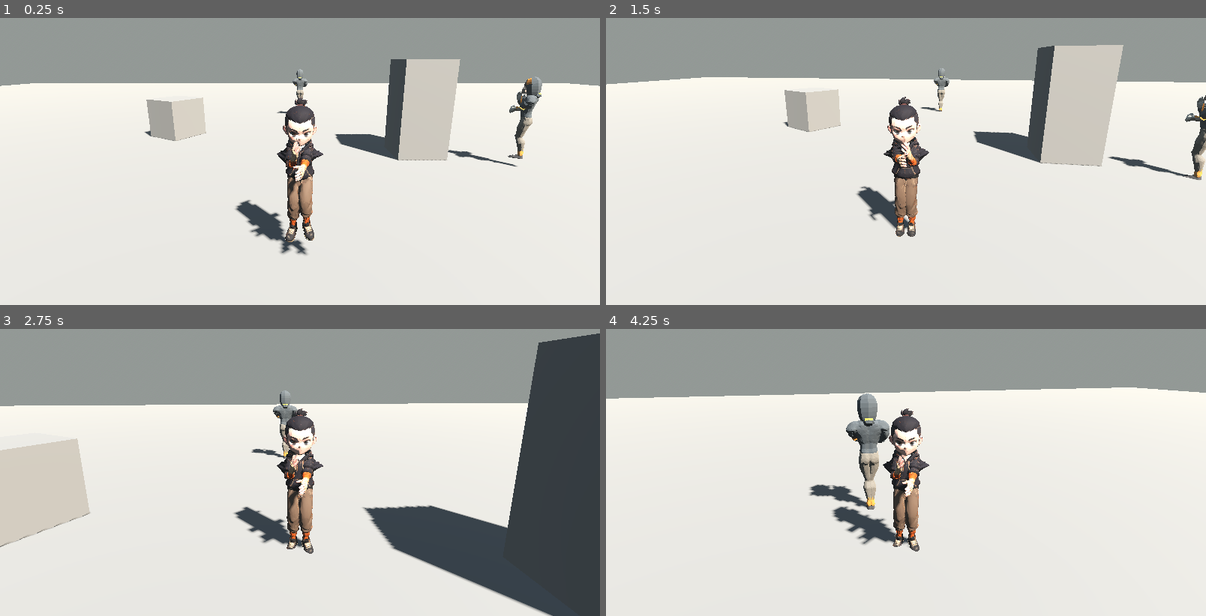
Above: before the commit, frames 1-4 (two rows, left to right).
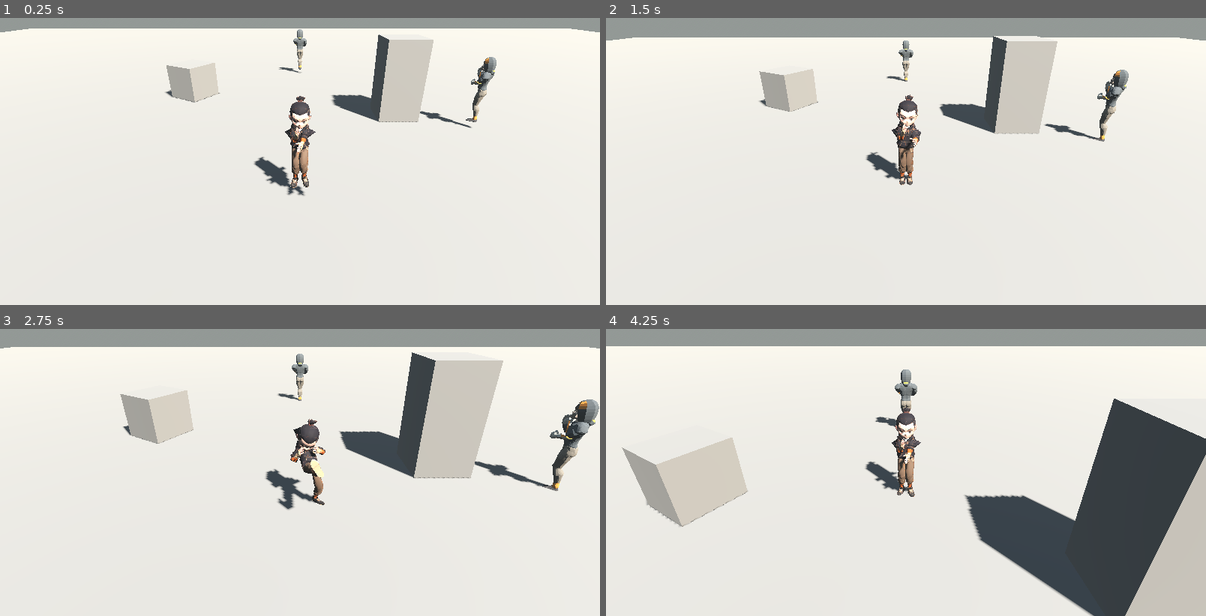
Above: after the commit, the same moments.

Repository: arjinakgul/game99
Game: Godot game, scene res://world.tscn
Same seed, same stepped clock (60 frames per second), same inputs: the game is played once before the commit and once after it.
Inputs (mouse positions are in pixels of both pictures, inside the frame that each line leads up to):
- Up to frame 1 (0.25 s): no input
- Up to frame 2 (1.5 s): move the mouse to (936, 135) at 0.52 s; hold W (move_forward) from 0.53 s (still down); click (936, 135) at 0.6 s; tap Space (jump) at 0.77, 1.07 s; tap L (block) at 0.8, 1.35 s; move the mouse to (876, 138) at 1.27 s
- Up to frame 3 (2.75 s): keep holding W (move_forward); tap Space (jump) at 1.52, 1.82 s; right-click (270, 449) at 1.55 s; move the mouse to (312, 440) at 2.02 s; hold Shift (run) from 2.03 s (still down); right-click (312, 440) at 2.1 s
- Up to frame 4 (4.25 s): keep holding W (move_forward); move the mouse to (900, 452) at 2.77 s; release Shift (run) at 2.78 s; tap Shift (run) at 2.85 s; tap Space (jump) at 3.02, 3.05, 3.32, 3.6, 3.77, 4.07 s; move the mouse to (948, 452) at 3.52 s; click (948, 452) at 3.8 s

The runs differ from the first frame. In frame 1, 28% of the frame differs, in the area x 0-100%, y 3-83%; in frame 2, 26%; in frame 3, 48%, in the area x 0-100%, y 1-100%; in frame 4, 43%.

Commit message:
Fix Meshy rig (reversed spine names, absurd glTF bone tails, group-name sync); fixed camera, camera-relative input, faster actions
- rig_meshy.py --meshy-rig: Meshy spine order Hips->Spine02->Spine01->Spine->neck mapped correctly;
  vertex groups merged before bone removal, renaming left to Blender's bone/group sync;
  bone tails rebuilt along the main chain (Hips->Spine etc.) so rest axes are sane
- retarget_bvh.py: MESHY_MAP for Meshy auto-rig sources (walk/run GLBs)
- Godot: fixed follow camera (default, camera_mode export), movement relative to the real camera
  basis (fixes inverted W/S and A/D), action clips time-scaled and cut at lock end (J/K snappier)
- smoke test asserts the camera is behind the player and W moves away from it (PASS)

Co-Authored-By: Claude Fable 5.1 <noreply@anthropic.com>
Claude-Session: https://claude.ai/code/session_01EtkepLyFN2UXyRTZHNbvE7

Diff:
--- a/game-godot/hero.gd
+++ b/game-godot/hero.gd
@@ -58,12 +58,15 @@
 	var act := AnimationNodeAnimation.new()
 	act.animation = idle_clip
 	root.add_node("act", act, Vector2(0, 200))
+	var speed := AnimationNodeTimeScale.new()
+	root.add_node("speed", speed, Vector2(120, 200))
+	root.connect_node("speed", 0, "act")
 	var shot := AnimationNodeOneShot.new()
-	shot.fadein_time = 0.08
-	shot.fadeout_time = 0.15
+	shot.fadein_time = 0.06
+	shot.fadeout_time = 0.12
 	root.add_node("shot", shot, Vector2(250, 0))
 	root.connect_node("shot", 0, "loco")
-	root.connect_node("shot", 1, "act")
+	root.connect_node("shot", 1, "speed")
 	var air := AnimationNodeAnimation.new()
 	air.animation = air_clip if ap.has_animation(air_clip) else idle_clip
 	root.add_node("air", air, Vector2(250, 200))
@@ -90,10 +93,11 @@
 	for t in _trees:
 		t.set("parameters/loco/blend_position", clamp(pos, 0.0, 2.0))
 
-func fire_action(clip: String) -> void:
+func fire_action(clip: String, time_scale := 1.0) -> void:
 	for i in _trees.size():
 		var act: AnimationNodeAnimation = _roots[i].get_node("act")
 		act.animation = clip
+		_trees[i].set("parameters/speed/scale", time_scale)
 		_trees[i].set("parameters/shot/request", AnimationNodeOneShot.ONE_SHOT_REQUEST_FIRE)
 
 func abort_action() -> void:
--- a/game-godot/player.gd
+++ b/game-godot/player.gd
@@ -10,10 +10,13 @@
 @export var mouse_sensitivity := 0.0025
 @export var hit_range := 1.7
 @export var hit_angle_deg := 70.0
+@export_enum("fixed", "orbit") var camera_mode := "fixed"
+@export var fixed_camera_offset := Vector3(0.0, 3.2, 4.8)   # behind (+Z) and above the player
 
 @onready var hero: Node3D = $Hero
 @onready var pivot: Node3D = $CameraPivot
 @onready var arm: SpringArm3D = $CameraPivot/SpringArm3D
+@onready var cam: Camera3D = $CameraPivot/SpringArm3D/Camera3D
 
 var _gravity: float = ProjectSettings.get_setting("physics/3d/default_gravity")
 var _state := "idle"     # idle | walk | run | jump | air | land | attack | kick | block
@@ -23,23 +26,46 @@
 var _pitch := -0.25
 var _airborne := false
 
-# state -> [clip, lock seconds, hit time (-1 = none), damage]
+# state -> [clip, lock seconds, hit time (-1 = none), damage, animation speed]
 const ACTIONS := {
-	"attack": ["ChainPunch", 0.75, 0.22, 1],
-	"kick":   ["MT_Teep", 1.0, 0.45, 2],
-	"block":  ["BongSau", 0.6, -1.0, 0],
-	"jump":   ["Jump", 0.3, -1.0, 0],
-	"land":   ["Land", 0.25, -1.0, 0],
+	"attack": ["ChainPunch", 0.45, 0.15, 1, 1.6],
+	"kick":   ["MT_Teep", 0.65, 0.32, 2, 1.8],
+	"block":  ["BongSau", 0.45, -1.0, 0, 1.4],
+	"jump":   ["Jump", 0.3, -1.0, 0, 1.2],
+	"land":   ["Land", 0.2, -1.0, 0, 1.4],
 }
 
 func _ready() -> void:
-	pivot.rotation.y = _yaw
-	arm.rotation.x = _pitch
-	if DisplayServer.get_name() != "headless":
-		Input.mouse_mode = Input.MOUSE_MODE_CAPTURED
+	if camera_mode == "fixed":
+		# rigid follow camera: no spring arm, fixed offset, always looking at the hero
+		arm.spring_length = 0.0
+		cam.position = Vector3.ZERO
+		pivot.top_level = true
+		_update_fixed_camera(true)
+	else:
+		pivot.rotation.y = _yaw
+		arm.rotation.x = _pitch
+		if DisplayServer.get_name() != "headless":
+			Input.mouse_mode = Input.MOUSE_MODE_CAPTURED
+
+func _update_fixed_camera(snap := false) -> void:
+	var target := global_position + fixed_camera_offset
+	pivot.global_position = target if snap else pivot.global_position.lerp(target, 0.15)
+	pivot.global_transform = pivot.global_transform.looking_at(global_position + Vector3(0, 1.0, 0), Vector3.UP)
+	arm.transform = Transform3D.IDENTITY
+
+func camera_forward() -> Vector3:
+	var f := -cam.global_transform.basis.z
+	f.y = 0.0
+	return f.normalized() if f.length() > 0.001 else Vector3.FORWARD
+
+func camera_right() -> Vector3:
+	var r := cam.global_transform.basis.x
+	r.y = 0.0
+	return r.normalized() if r.length() > 0.001 else Vector3.RIGHT
 
 func _unhandled_input(event: InputEvent) -> void:
-	if event is InputEventMouseMotion and Input.mouse_mode == Input.MOUSE_MODE_CAPTURED:
+	if camera_mode == "orbit" and event is InputEventMouseMotion and Input.mouse_mode == Input.MOUSE_MODE_CAPTURED:
 		_yaw -= event.relative.x * mouse_sensitivity
 		_pitch = clamp(_pitch - event.relative.y * mouse_sensitivity, -1.2, 0.4)
 		pivot.rotation.y = _yaw
@@ -54,7 +80,8 @@
 	if not was_on_floor:
 		velocity.y -= _gravity * delta
 	var input := Input.get_vector("move_left", "move_right", "move_forward", "move_back")
-	var dir := (Basis(Vector3.UP, _yaw) * Vector3(input.x, 0, input.y)).normalized()
+	# camera-relative: W = away from the camera, D = camera's right
+	var dir := (camera_forward() * -input.y + camera_right() * input.x).normalized()
 	var running := Input.is_action_pressed("run")
 	var speed := run_speed if running else walk_speed
 
@@ -65,10 +92,14 @@
 		if _hit_at >= 0.0 and elapsed >= _hit_at:
 			_hit_at = -1.0
 			_do_hit(a[3])
+		if _timer <= 0.0 and _state in ["attack", "kick", "block"]:
+			hero.abort_action()               # cut the long mocap clips at the lock end
 		if _state != "jump":                 # ground actions stop you; jump keeps momentum
 			velocity.x = move_toward(velocity.x, 0.0, 12.0 * delta)
 			velocity.z = move_toward(velocity.z, 0.0, 12.0 * delta)
 		move_and_slide()
+		if camera_mode == "fixed":
+			_update_fixed_camera()
 		if _state == "jump" and not is_on_floor() and elapsed > 0.12:
 			_set_state("air")
 		elif _timer <= 0.0:
@@ -104,6 +135,8 @@
 		_set_state("walk")
 	else:
 		_set_state("idle")
+	if camera_mode == "fixed":
+		_update_fixed_camera()
 	# locomotion blend: 0 idle, 1 walk, 2 run
 	if is_on_floor():
 		var pos := planar / walk_speed if planar <= walk_speed else 1.0 + (planar - walk_speed) / (run_speed - walk_speed)
@@ -121,7 +154,7 @@
 		var a: Array = ACTIONS[s]
 		_timer = a[1]
 		_hit_at = a[2]
-		hero.fire_action(a[0])
+		hero.fire_action(a[0], a[4])
 	elif s == "idle":
 		hero.set_locomotion(0.0)
 
--- a/game-godot/smoke_test.gd
+++ b/game-godot/smoke_test.gd
@@ -17,6 +17,7 @@
 func _tick() -> void:
 	_t += 1
 	match _t:
+		8:   _log["cam"] = [_player.get_node("CameraPivot").global_position - _player.global_position, _player.camera_forward()]
 		10:  Input.action_press("move_forward")
 		70:  _log["walk"] = [_player.global_position, _player.get_state()]; Input.action_press("run")
 		130: _log["run"] = [_player.global_position, _player.get_state()]; Input.action_release("run"); Input.action_release("move_forward")
@@ -38,6 +39,10 @@
 		print("SMOKE ", k, " = ", _log[k])
 	var ok := true
 	ok = ok and _log["walk"][1] == "walk" and _log["run"][1] == "run"
+	# W must move the player in the camera's forward direction (away from the camera)
+	var moved: Vector3 = _log["run"][0] - _log["walk"][0]
+	ok = ok and moved.normalized().dot(_log["cam"][1]) > 0.9
+	ok = ok and _log["cam"][0].dot(_log["cam"][1]) < 0.0      # camera sits behind the player
 	ok = ok and _log["air"][1] == "air" and _log["air"][0].y > 0.3
 	ok = ok and _log["landed"][1] == "idle"
 	ok = ok and _log["attack"][1] == "attack" and _log["kick"][1] == "kick" and _log["idle"][1] == "idle"
Binary file changed: game-godot/assets/hero_meshy.glb
Binary file changed: game-godot/assets/hero_meshy_hooddown.glb
Not shown, changed: README.md
Not shown, changed: assets/characters/hero_meshy/README.md
Not shown, changed: assets/characters/hero_meshy/hero_meshy.blend
Not shown, changed: assets/characters/hero_meshy/hero_meshy_hooddown.blend
Not shown, changed: assets/exports/hero_meshy.glb
Not shown, changed: assets/exports/hero_meshy_hooddown.glb
Not shown, added: renders/_walk_check.png
Not shown, added: renders/hero_meshy_hooddown_walk_check.png
Not shown, added: renders/hero_meshy_walk_check.png
Not shown, changed: tools/retarget_bvh.py
(and 1 more such lines)
